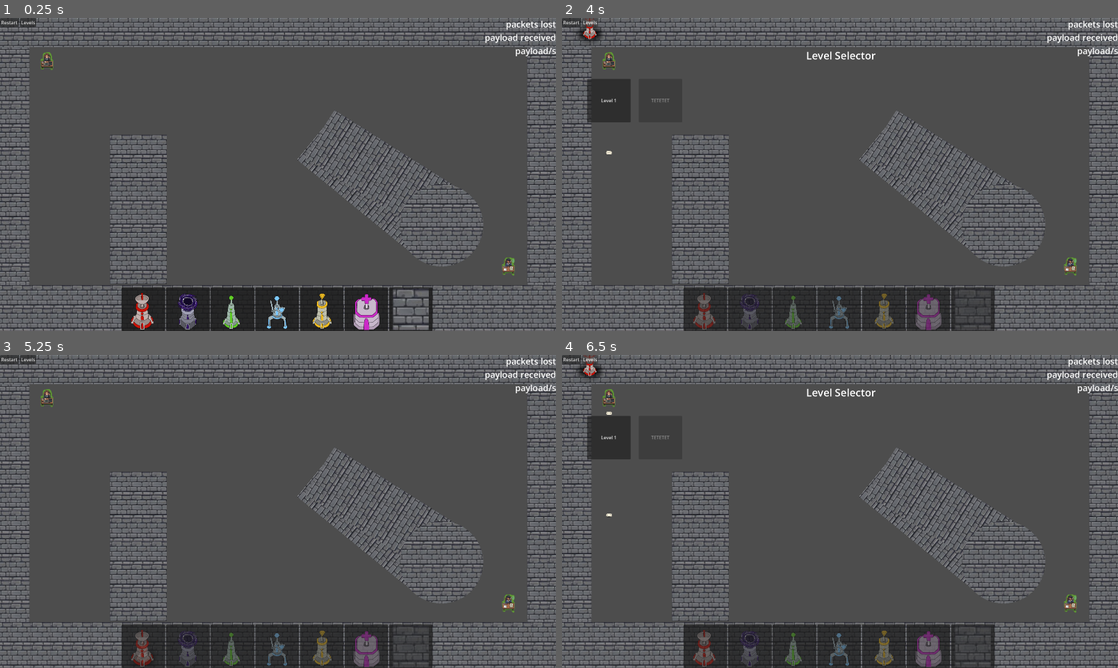
Above: before the commit, frames 1-4 (two rows, left to right).
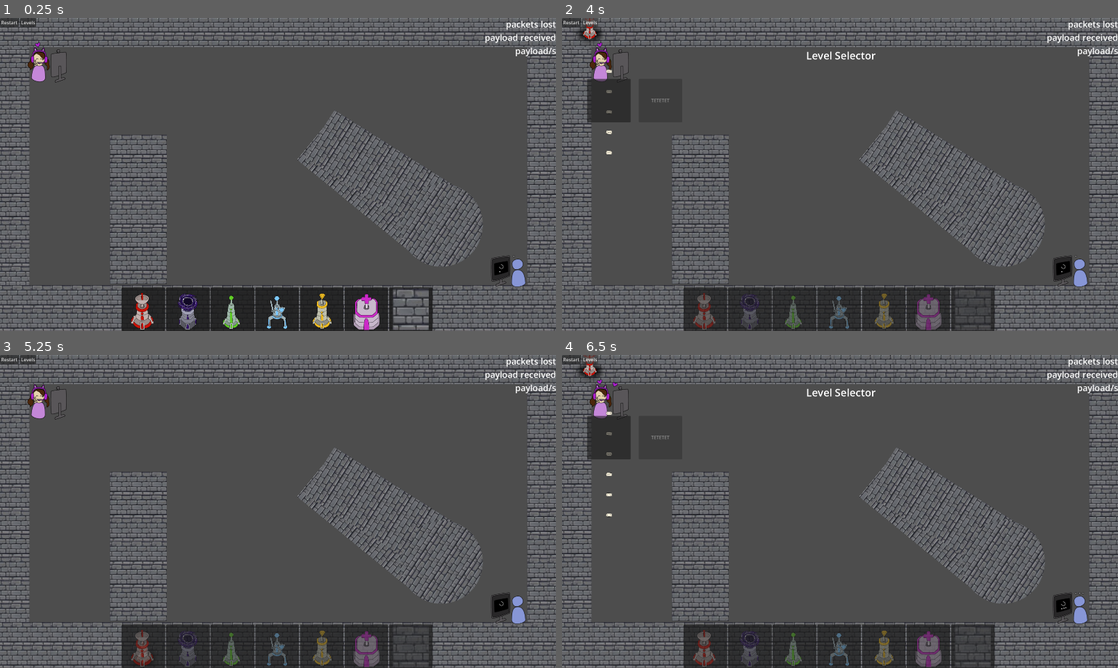
Above: after the commit, the same moments.

Repository: ryupold/ld59
Game: Godot game, scene res://scenes/main.tscn
Same seed, same stepped clock (60 frames per second), same inputs: the game is played once before the commit and once after it. The engine's default icon, where the game draws it, is replaced by a stand-in: a white triangle on a blue panel in a dark square.
Inputs (mouse positions are in pixels of both pictures, inside the frame that each line leads up to):
- Up to frame 1 (0.25 s): no input
- Up to frame 2 (4 s): click "Restart" at 0.5 s; click "Restart" at 1.25 s; click "Restart" at 2 s; click (706, 309) at 2.77 s; click "Levels" at 3.5 s
- Up to frame 3 (5.25 s): click (44, 436) at 4.25 s; click (144, 646) at 5.02 s
- Up to frame 4 (6.5 s): click "Levels" at 5.75 s

The runs differ from the first frame. In frame 1, 2.2% of the frame differs, in the area x 4-95%, y 7-86%; in frame 2, 2.3%; in frame 3, 2.2%; in frame 4, 2.3%.

Commit message:
add good/bad connection animation based on received payload

Diff:
--- a/ld59-game/entities/receiver/receiver.gd
+++ b/ld59-game/entities/receiver/receiver.gd
@@ -1,3 +1,13 @@
 extends Node2D
 class_name Receiver
-# just here so we can check that Packet has collided with it by type
+
+
+func _ready():
+	GameState.onGameTick.connect(updateAnimation)
+
+
+func updateAnimation():
+	if GameState.isConnectionGood:
+		$AnimatedSprite2D.animation = "good"
+	else:
+		$AnimatedSprite2D.animation = "bad"
--- a/ld59-game/entities/receiver/receiver.tscn
+++ b/ld59-game/entities/receiver/receiver.tscn
@@ -1,7 +1,78 @@
 [gd_scene format=3 uid="uid://sc317p0yslvi"]
 
-[ext_resource type="Texture2D" uid="uid://d2f028d7tnpke" path="res://concepts/receiver.png" id="1_ooahl"]
 [ext_resource type="Script" uid="uid://stivelja4v6f" path="res://entities/receiver/receiver.gd" id="2_iliiv"]
+[ext_resource type="Texture2D" uid="uid://cdtvlhu2kkb5x" path="res://entities/receiver/receiver_bad.webp" id="2_iyevf"]
+[ext_resource type="Texture2D" uid="uid://clauxilcxwbqk" path="res://entities/receiver/receiver_good.webp" id="3_ufwo3"]
+
+[sub_resource type="AtlasTexture" id="AtlasTexture_hec4t"]
+atlas = ExtResource("2_iyevf")
+region = Rect2(0, 0, 144, 144)
+
+[sub_resource type="AtlasTexture" id="AtlasTexture_p0ci3"]
+atlas = ExtResource("2_iyevf")
+region = Rect2(144, 0, 144, 144)
+
+[sub_resource type="AtlasTexture" id="AtlasTexture_tjuao"]
+atlas = ExtResource("2_iyevf")
+region = Rect2(288, 0, 144, 144)
+
+[sub_resource type="AtlasTexture" id="AtlasTexture_xrlck"]
+atlas = ExtResource("2_iyevf")
+region = Rect2(432, 0, 144, 144)
+
+[sub_resource type="AtlasTexture" id="AtlasTexture_l48ro"]
+atlas = ExtResource("3_ufwo3")
+region = Rect2(0, 0, 144, 144)
+
+[sub_resource type="AtlasTexture" id="AtlasTexture_ahu0w"]
+atlas = ExtResource("3_ufwo3")
+region = Rect2(144, 0, 144, 144)
+
+[sub_resource type="AtlasTexture" id="AtlasTexture_3ipu0"]
+atlas = ExtResource("3_ufwo3")
+region = Rect2(288, 0, 144, 144)
+
+[sub_resource type="AtlasTexture" id="AtlasTexture_1at43"]
+atlas = ExtResource("3_ufwo3")
+region = Rect2(432, 0, 144, 144)
+
+[sub_resource type="SpriteFrames" id="SpriteFrames_ooahl"]
+resource_local_to_scene = true
+animations = [{
+"frames": [{
+"duration": 1.0,
+"texture": SubResource("AtlasTexture_hec4t")
+}, {
+"duration": 1.0,
+"texture": SubResource("AtlasTexture_p0ci3")
+}, {
+"duration": 1.0,
+"texture": SubResource("AtlasTexture_tjuao")
+}, {
+"duration": 1.0,
+"texture": SubResource("AtlasTexture_xrlck")
+}],
+"loop": true,
+"name": &"bad",
+"speed": 5.0
+}, {
+"frames": [{
+"duration": 1.0,
+"texture": SubResource("AtlasTexture_l48ro")
+}, {
+"duration": 1.0,
+"texture": SubResource("AtlasTexture_ahu0w")
+}, {
+"duration": 1.0,
+"texture": SubResource("AtlasTexture_3ipu0")
+}, {
+"duration": 1.0,
+"texture": SubResource("AtlasTexture_1at43")
+}],
+"loop": true,
+"name": &"good",
+"speed": 5.0
+}]
 
 [sub_resource type="CircleShape2D" id="CircleShape2D_iliiv"]
 radius = 176.81912
@@ -12,8 +83,12 @@
 [node name="Receiver" type="StaticBody2D" unique_id=2106263029]
 script = ExtResource("2_iliiv")
 
-[node name="Sprite2D" type="Sprite2D" parent="." unique_id=336344477]
-texture = ExtResource("1_ooahl")
+[node name="AnimatedSprite2D" type="AnimatedSprite2D" parent="." unique_id=424022116]
+scale = Vector2(3, 3)
+sprite_frames = SubResource("SpriteFrames_ooahl")
+animation = &"bad"
+autoplay = "bad"
+frame_progress = 0.17563838
 
 [node name="CollisionShape2D" type="CollisionShape2D" parent="." unique_id=1218089614]
 shape = SubResource("CircleShape2D_iliiv")
--- a/ld59-game/entities/sender/sender.tscn
+++ b/ld59-game/entities/sender/sender.tscn
@@ -1,18 +1,58 @@
 [gd_scene format=3 uid="uid://d0cuiwxuevfh"]
 
 [ext_resource type="Script" uid="uid://c3bncaxlpwi7c" path="res://entities/sender/sender.gd" id="1_347e5"]
-[ext_resource type="Texture2D" uid="uid://djg1mlumtqwou" path="res://concepts/sender.png" id="2_347e5"]
+[ext_resource type="Texture2D" uid="uid://c10l4hs3irmwn" path="res://entities/sender/sender.webp" id="2_347e5"]
+
+[sub_resource type="AtlasTexture" id="AtlasTexture_b3yud"]
+atlas = ExtResource("2_347e5")
+region = Rect2(0, 0, 144, 144)
+
+[sub_resource type="AtlasTexture" id="AtlasTexture_pfcds"]
+atlas = ExtResource("2_347e5")
+region = Rect2(144, 0, 144, 144)
+
+[sub_resource type="AtlasTexture" id="AtlasTexture_bt4da"]
+atlas = ExtResource("2_347e5")
+region = Rect2(288, 0, 144, 144)
+
+[sub_resource type="AtlasTexture" id="AtlasTexture_rqfb7"]
+atlas = ExtResource("2_347e5")
+region = Rect2(432, 0, 144, 144)
+
+[sub_resource type="SpriteFrames" id="SpriteFrames_gb42k"]
+resource_local_to_scene = true
+animations = [{
+"frames": [{
+"duration": 1.0,
+"texture": SubResource("AtlasTexture_b3yud")
+}, {
+"duration": 1.0,
+"texture": SubResource("AtlasTexture_pfcds")
+}, {
+"duration": 1.0,
+"texture": SubResource("AtlasTexture_bt4da")
+}, {
+"duration": 1.0,
+"texture": SubResource("AtlasTexture_rqfb7")
+}],
+"loop": true,
+"name": &"default",
+"speed": 5.0
+}]
 
 [sub_resource type="CircleShape2D" id="CircleShape2D_347e5"]
-radius = 91.197586
+radius = 191.00262
 
 [node name="Sender" type="Node2D" unique_id=1211801374]
 script = ExtResource("1_347e5")
 spawnAngleMin = 1.047
 spawnAngleMax = 1.047
 
-[node name="Sprite2D" type="Sprite2D" parent="." unique_id=1160610372]
-texture = ExtResource("2_347e5")
+[node name="AnimatedSprite2D" type="AnimatedSprite2D" parent="." unique_id=2132045876]
+scale = Vector2(3, 3)
+sprite_frames = SubResource("SpriteFrames_gb42k")
+autoplay = "default"
+frame_progress = 0.12814857
 
 [node name="PacketCreationTimer" type="Timer" parent="." unique_id=1597540509]
 autostart = true
--- a/ld59-game/resources/levels/first_level.tres
+++ b/ld59-game/resources/levels/first_level.tres
@@ -5,11 +5,9 @@
 
 [resource]
 script = ExtResource("1_5srby")
-title = "Level 1"
 scene = ExtResource("1_hhog7")
 retries = 500
 packagesSent = 500
 winAmountPackages = 500
-spawnImpulse = 1000.0
 spawnAngleMin = 1.571
 metadata/_custom_type_script = "uid://edonykvu0lt8"
--- a/ld59-game/resources/levels/level_resource.gd
+++ b/ld59-game/resources/levels/level_resource.gd
@@ -8,9 +8,10 @@
 @export_category("Sender")
 @export var retries: int
 @export var packagesSent: int
-@export var winAmountPackages: int
-@export var spawnInterval: float = 1
-@export var spawnImpulse: float = 500
+@export var payloadPerSecondDamageThreshold: float = 1.0
+@export var health: float = 100.0
+@export var spawnInterval: float = 0.2
+@export var spawnImpulse: float = 1000
 @export var spawnAngleMin: float = 0
 @export var spawnAngleMax: float = PI/2
 @export var spawnAngleRotationSpeed: float = 1
--- a/ld59-game/scenes/game_state.gd
+++ b/ld59-game/scenes/game_state.gd
@@ -1,11 +1,14 @@
 extends Node
 
 var _packetsLost: int
+var _payloadReceived: int
 
-var _payloadReceived: int
+## this is the indicator for a good or bad signal
+## patience is lost when this value stays below a threshold
 var _payloadPerSecond: float
 var _currentPayloadBuffer: float
 var _currentPayloadBufferTime: float
+var _patience: float
 var _isDragging: bool = false
 var _currentLevel : LevelResource
 
@@ -17,12 +20,14 @@
 signal onPacketLost()
 signal onPacketReceived()
 signal onLevelCreated()
+signal onGameTick()
 
 func _ready():
 	onDragEvent.connect(func(n, state): _isDragging = state)
 	onPacketLost.connect(increasePacketLossCounter)
 	onPacketReceived.connect(receivePacket)
 	onLevelCreated.connect(setupLevel)
+	onGameTick.connect(updateGameState)
 	_currentLevel = levels[0]
 
 func restartLevel() -> void:
@@ -40,6 +45,7 @@
 	_packetsLost = 0
 	_payloadReceived = 0
 	_payloadPerSecond = 0
+	_patience = _currentLevel.health
 
 	level.sender.spawnInterval = _currentLevel.spawnInterval
 	level.sender.spawnImpulse = _currentLevel.spawnImpulse
@@ -47,6 +53,14 @@
 	level.sender.spawnAngleMax = _currentLevel.spawnAngleMax
 	level.sender.spawnAngleRotationSpeed = _currentLevel.spawnAngleRotationSpeed
 
+func updateGameState():
+	# reduce patience when signal is bad
+	if not isConnectionGood:
+		_patience -= 1.0
+
+var isConnectionGood: bool:
+	get:
+		return _payloadPerSecond >= _currentLevel.payloadPerSecondDamageThreshold
 
 func increasePacketLossCounter():
 	_packetsLost += 1
@@ -61,3 +75,12 @@
 		_currentPayloadBufferTime -= 1
 		_payloadPerSecond = (_payloadPerSecond + _currentPayloadBuffer) / 2
 		_currentPayloadBuffer = 0
+		onGameTick.emit()
+
+enum GameState {
+	MainMenu,
+	ChoosingLevel,
+	IngameBuildChooser,
+	IngameLevelUpChooser,
+	GameOverScreen,
+}
--- a/ld59-game/scenes/levels/first_level.tscn
+++ b/ld59-game/scenes/levels/first_level.tscn
@@ -47,7 +47,8 @@
 offset_top = 93.86853
 offset_right = 2018.7798
 offset_bottom = 903.8685
-pivot_offset = Vector2(409.4109, 405)
+rotation = -0.98570305
+pivot_offset = Vector2(409.4109, 404.93427)
 
 [node name="Sender" parent="." unique_id=1211801374 node_paths=PackedStringArray("packetParent") instance=ExtResource("4_xbibw")]
 position = Vector2(-2273, -1115)
Binary file added: ld59-game/entities/receiver/receiver_bad.webp
Not shown, added: ld59-game/entities/receiver/receiver_bad.webp.import
Binary file added: ld59-game/entities/receiver/receiver_good.webp
Not shown, added: ld59-game/entities/receiver/receiver_good.webp.import
Binary file added: ld59-game/entities/sender/sender.webp
Not shown, added: ld59-game/entities/sender/sender.webp.import
